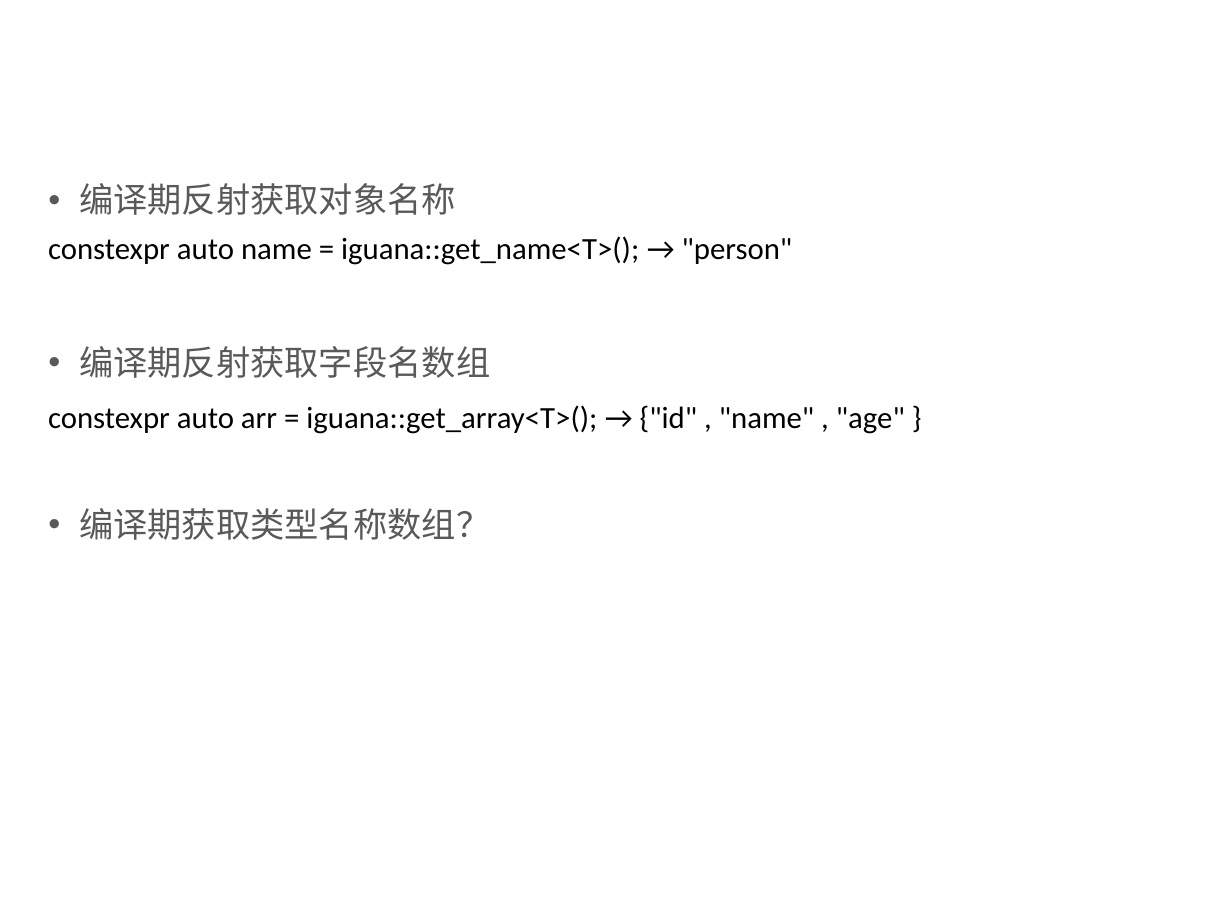
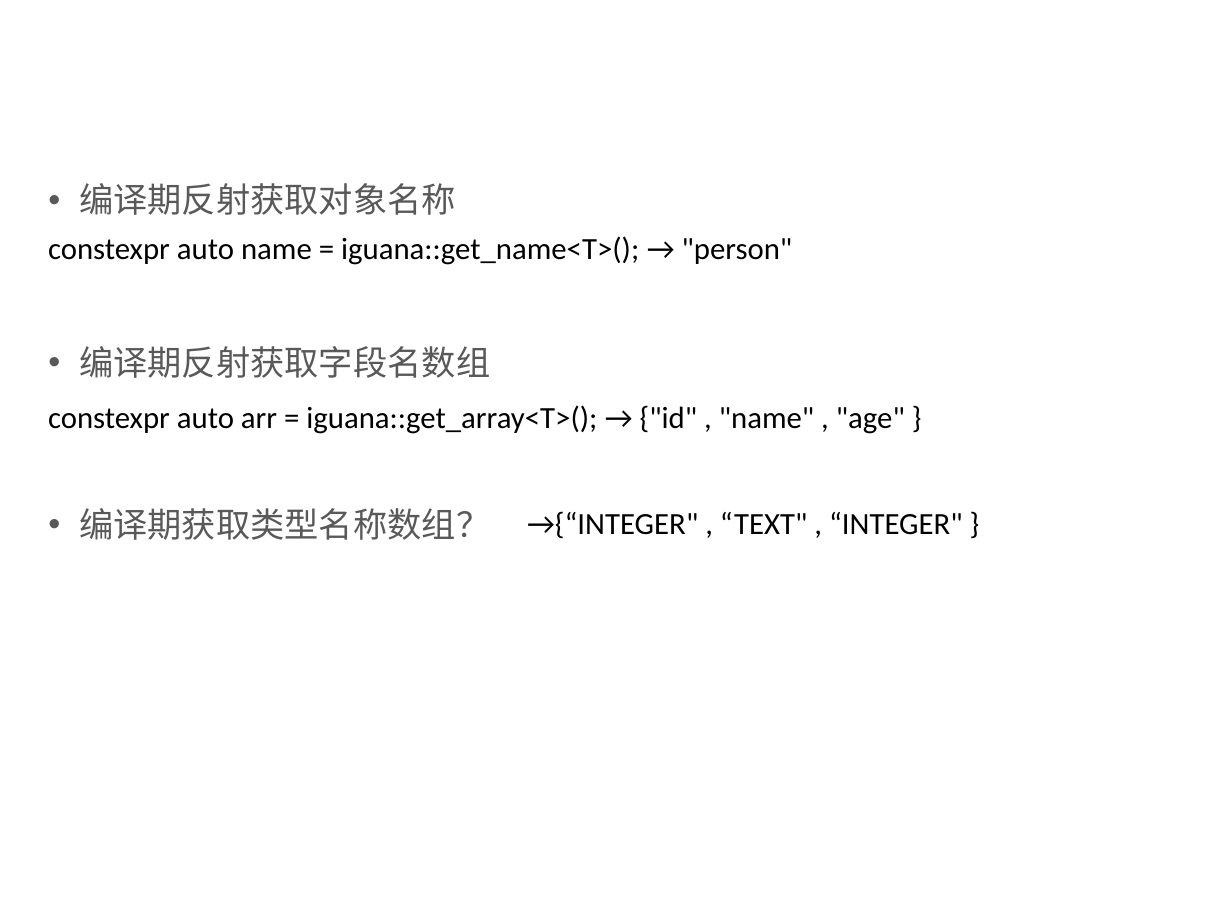
Before and after one commit to qicosmos/cppcon2017, a slide deck: slide 30 of CPP-Summit.pptx (slide 31 before the commit). Drawn at 1232x924 pixels with LibreOffice and Linux fonts; fonts in the diff are those of the drawing; background and template pictures are left out. Boxes give left, top, right and bottom in pixels: in the first picture for what was removed or moved away, otherwise in the second. Text is boxed around its words. In the diff, an @@ line names an element or a change of style, - is before the commit and + after.

Commit message:
update

```diff
--- a/CPP-Summit.pptx
+++ b/CPP-Summit.pptx
@@ text added at [527,511,963,538], 18 pt, text #000000 @@
+→{“INTEGER" , “TEXT" , “INTEGER" }
```
Also in this commit, not shown: 3 other slides changed, 1 slide removed.
